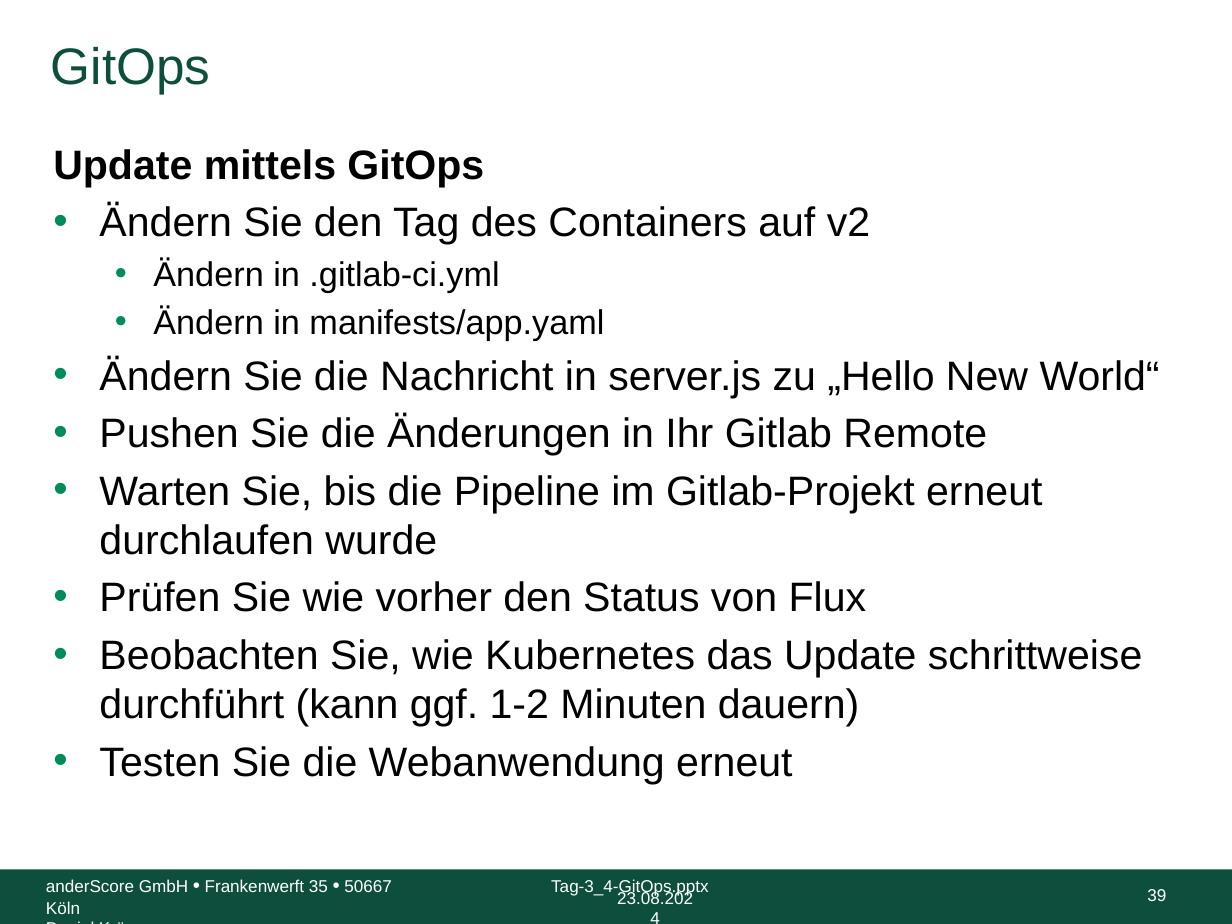
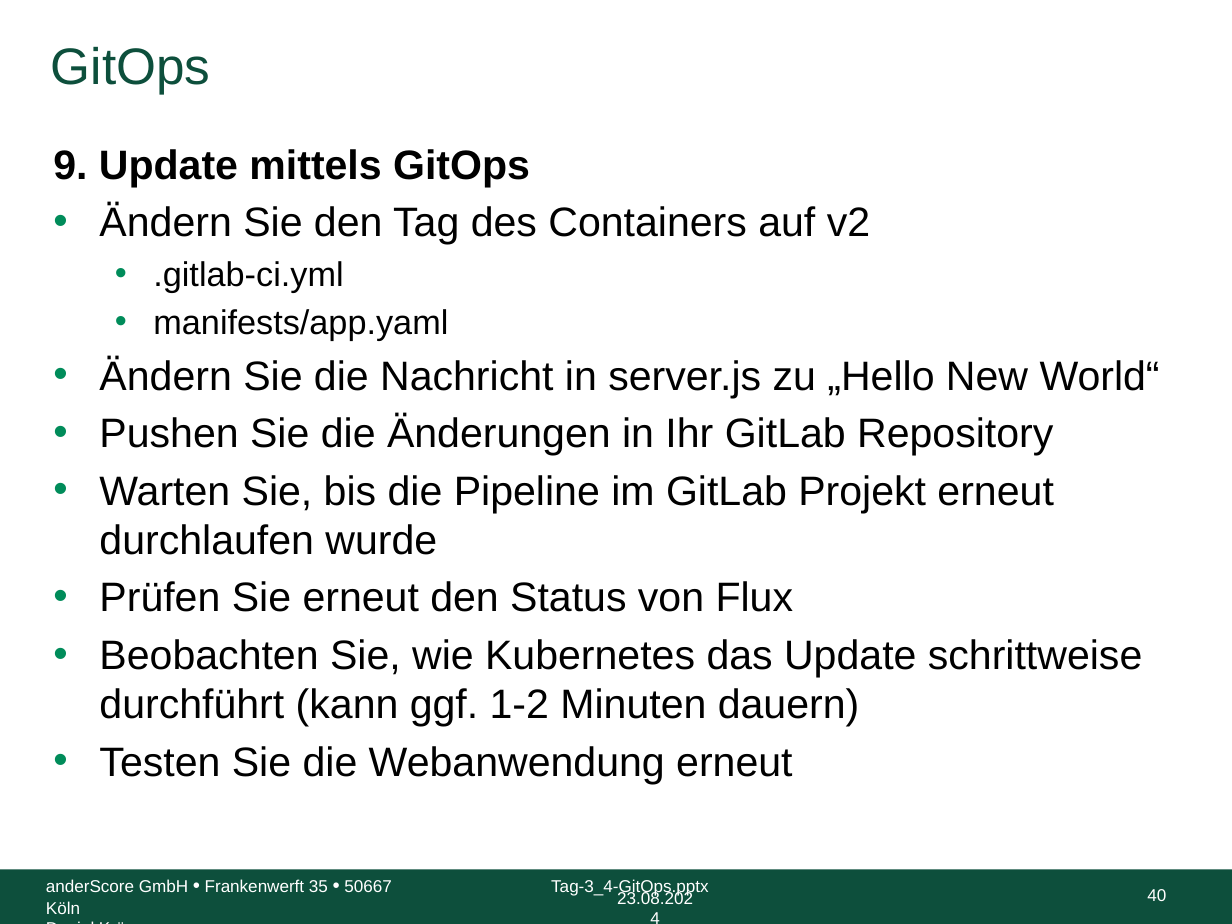
Before and after one commit to anderscore-gmbh/gitlab, a slide deck: slide 40 of slides/Tag-3_4-GitOps.pptx (slide 39 before the commit). Drawn at 1232x924 pixels with LibreOffice and Linux fonts; fonts in the diff are those of the drawing; background and template pictures are left out. Boxes give left, top, right and bottom in pixels: in the first picture for what was removed or moved away, otherwise in the second. Text is boxed around its words. In the diff, an @@ line names an element or a change of style, - is before the commit and + after.

```diff
--- a/slides/Tag-3_4-GitOps.pptx
+++ b/slides/Tag-3_4-GitOps.pptx
@@ text at bbox=[53, 149, 530, 187]: text changed @@
-Update mittels GitOps
+9. Update mittels GitOps
@@ text at bbox=[153, 261, 448, 340]: text changed @@
-  • Ändern in .gitlab-ci.yml
-  • Ändern in manifests/app.yaml
+  • .gitlab-ci.yml
+  • manifests/app.yaml
@@ text at bbox=[99, 415, 1053, 612]: text changed @@
-• Pushen Sie die Änderungen in Ihr Gitlab Remote
-• Warten Sie, bis die Pipeline im Gitlab-Projekt erneut durchlaufen wurde
-• Prüfen Sie wie vorher den Status von Flux
+• Pushen Sie die Änderungen in Ihr GitLab Repository
+• Warten Sie, bis die Pipeline im GitLab Projekt erneut durchlaufen wurde
+• Prüfen Sie erneut den Status von Flux
@@ page number at bbox=[1147, 889, 1166, 901]: text changed @@
-39
+40
```
Also in this commit, not shown: 16 other slides changed, 1 slide added.
